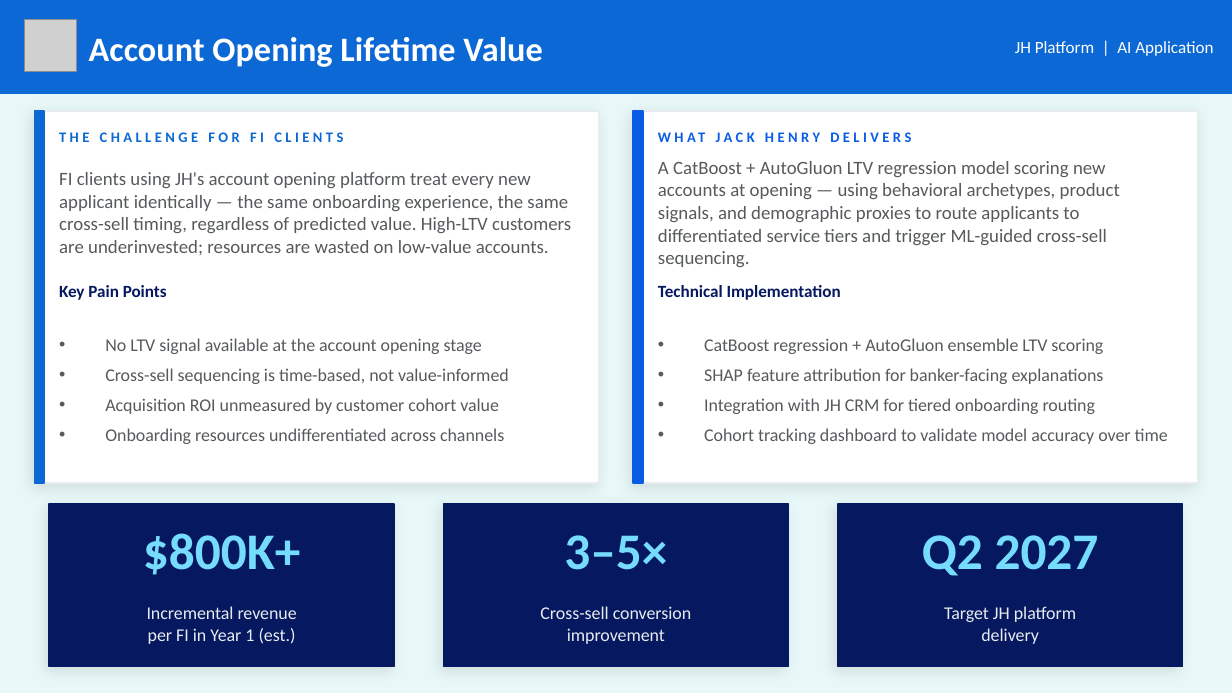
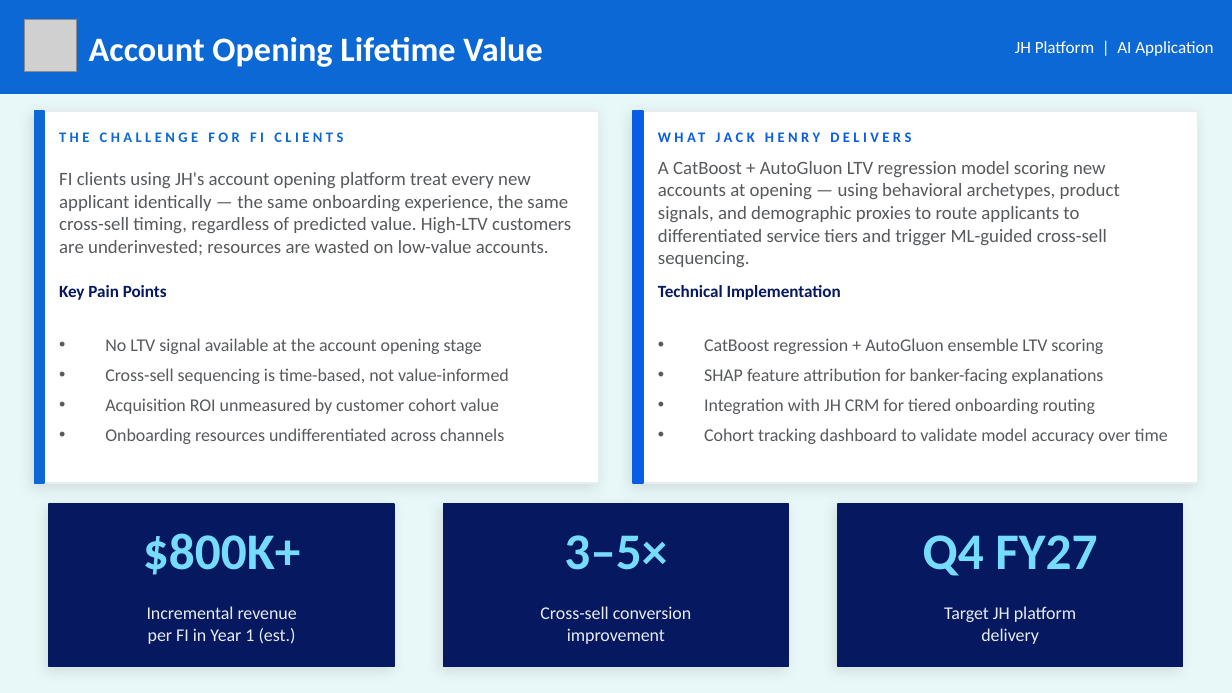
Before and after one commit to MonkeyWrenchGang/jhai_presentations, a slide deck: slide 10 of JH_DS_Strategy_JHBI.pptx. Drawn at 1232x693 pixels with LibreOffice and Linux fonts; fonts in the diff are those of the drawing; grey boxes stand for pictures. Boxes give left, top, right and bottom in pixels: in the first picture for what was removed or moved away, otherwise in the second. Text is boxed around its words. In the diff, an @@ line names an element or a change of style, - is before the commit and + after.

```diff
--- a/JH_DS_Strategy_JHBI.pptx
+++ b/JH_DS_Strategy_JHBI.pptx
@@ text at [923, 535, 1097, 576]: text changed @@
-Q2 2027
+Q4 FY27
```
Also in this commit, not shown: 4 other slides changed.
